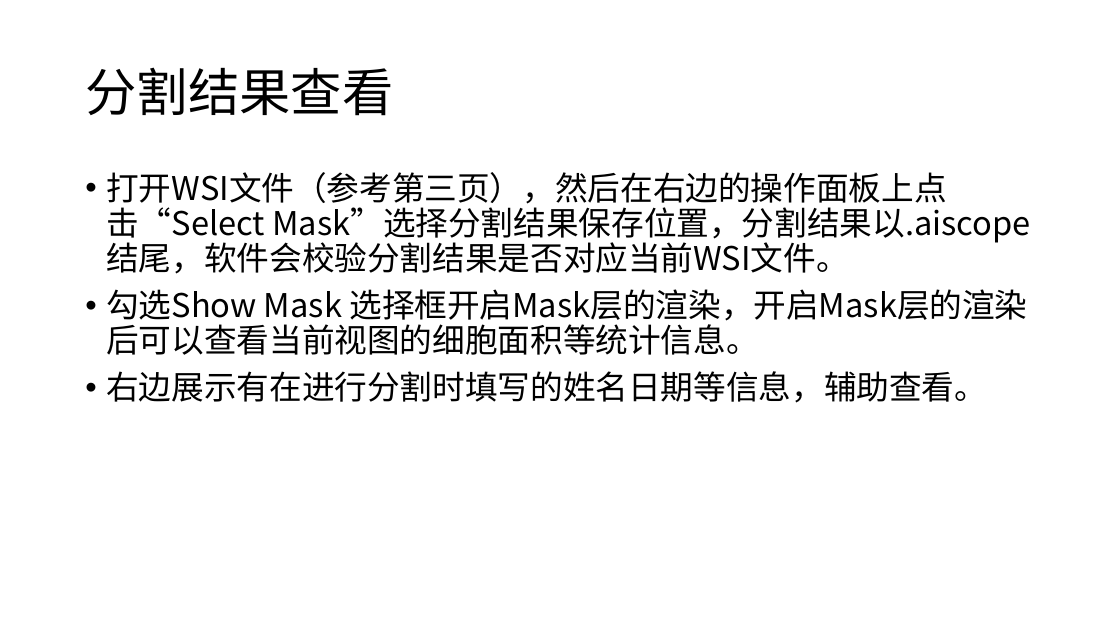
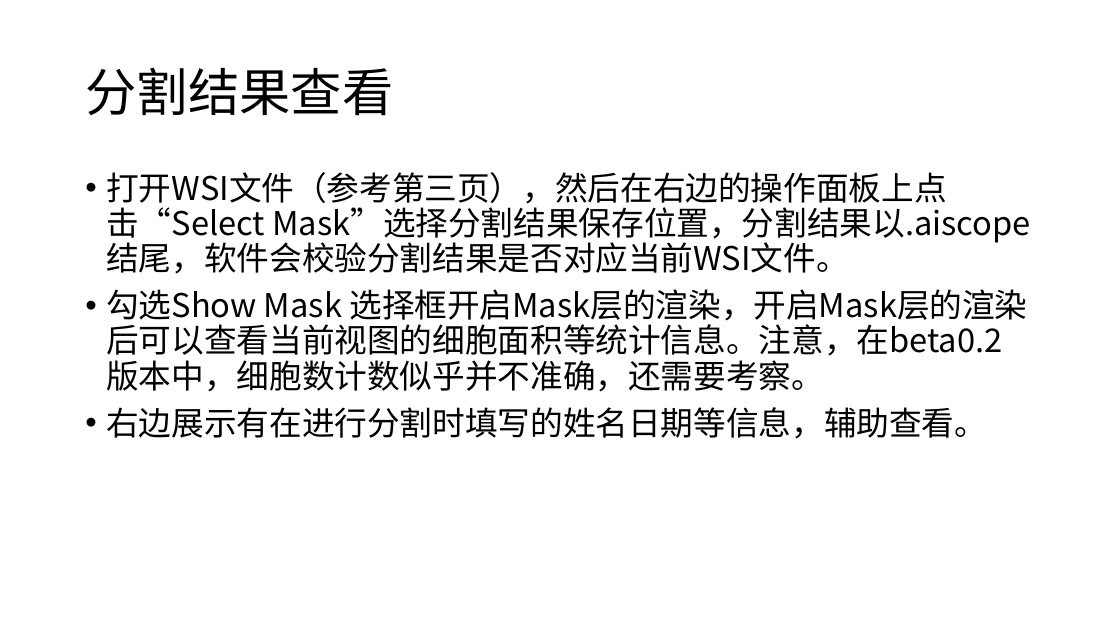
Before and after one commit to RisingEntropy/CellScope, a slide deck: slide 7 of res/CellScope Tutorial.pptx. Drawn at 1120x630 pixels with LibreOffice and Linux fonts; fonts in the diff are those of the drawing. Boxes give left, top, right and bottom in pixels: in the first picture for what was removed or moved away, otherwise in the second. Text is boxed around its words. In the diff, an @@ line names an element or a change of style, - is before the commit and + after.

```diff
--- a/res/CellScope Tutorial.pptx
+++ b/res/CellScope Tutorial.pptx
@@ text at (x1=106, y1=289, x2=1027, y2=392): text changed @@
-• 勾选Show Mask 选择框开启Mask层的渲染，开启Mask层的渲染后可以查看当前视图的细胞面积等统计信息。
+• 勾选Show Mask 选择框开启Mask层的渲染，开启Mask层的渲染后可以查看当前视图的细胞面积等统计信息。注意，在beta0.2版本中，细胞数计数似乎并不准确，还需要考察。
```
Also in this commit, not shown: 2 other slides changed, 1 slide removed, 6 other files.
